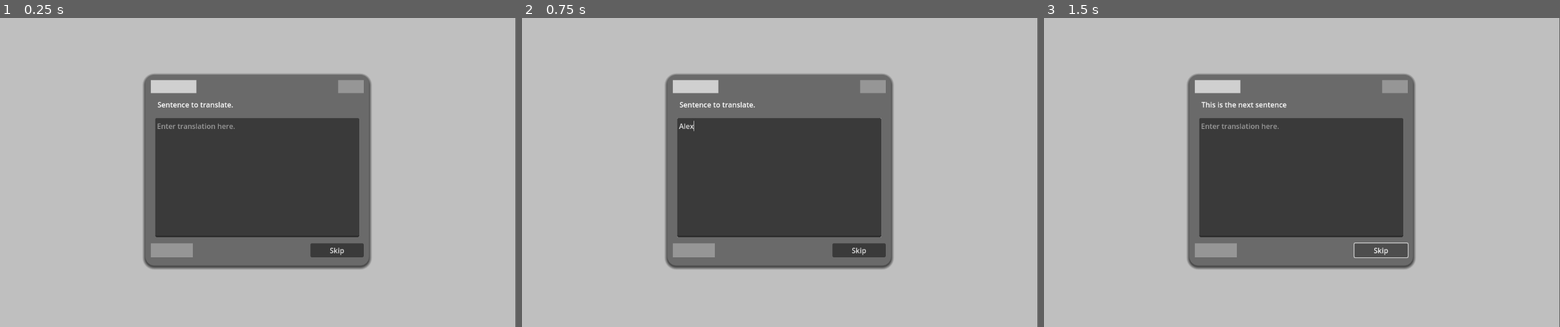
Above: before the commit, frames 1-3 (left to right).
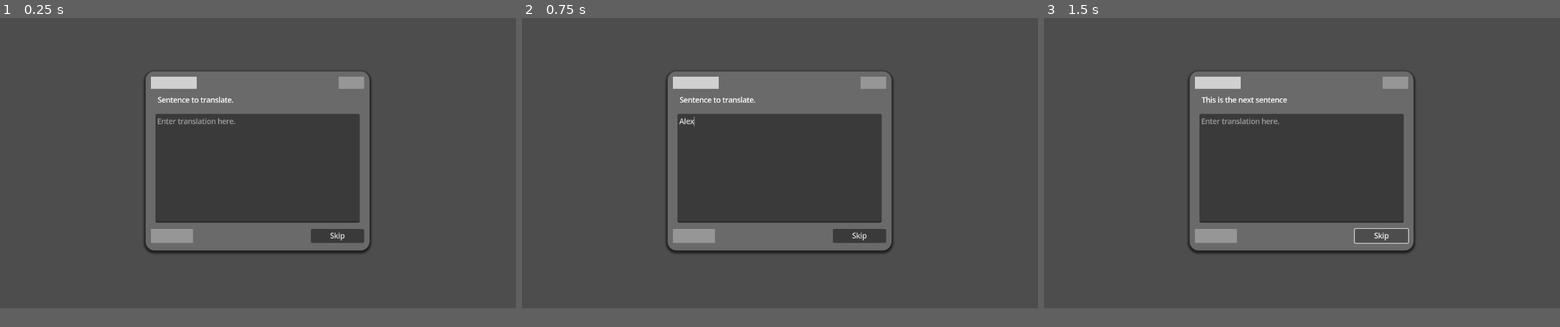
Above: after the commit, the same moments.

Repository: Zombeescott/Sentencevist
Game: Godot game, scene res://Scenes/translation_page.tscn
The game is run twice, just before and just after one commit, with the same random seed, the same clock (stepped at 60 frames per second) and the same inputs. Before the commit the project has no main scene; this scene is started directly in both runs.
Inputs (mouse positions are in pixels of both pictures, inside the frame that each line leads up to):
- Up to frame 1 (0.25 s): no input
- Up to frame 2 (0.75 s): click (780, 178) at 0.52 s; type "Alex" at 0.6 s
- Up to frame 3 (1.5 s): click "Skip" at 1.25 s
In our replay, the window is 799x479 before the commit and 800x450 after it. These sizes can differ from the game's own. Grey fills any space a smaller window leaves; there, only what the larger window draws over its background counts as a difference.

The runs differ from the first frame. In frame 1, 73% of the frame differs, in the area x 0-100%, y 0-94%; in frame 2, 72%; in frame 3, 73%.

Commit message:
Added side bar

Diff:
--- /dev/null
+++ b/Scenes/background.tscn
@@ -0,0 +1,23 @@
+[gd_scene load_steps=2 format=3 uid="uid://oob10jejofmk"]
+
+[ext_resource type="PackedScene" uid="uid://ulw14cxsvyqg" path="res://Scenes/side_bar.tscn" id="1_sn1xx"]
+
+[node name="Background" type="Control"]
+layout_mode = 3
+anchors_preset = 15
+anchor_right = 1.0
+anchor_bottom = 1.0
+grow_horizontal = 2
+grow_vertical = 2
+
+[node name="ColorRect" type="ColorRect" parent="."]
+layout_mode = 1
+anchors_preset = 15
+anchor_right = 1.0
+anchor_bottom = 1.0
+grow_horizontal = 2
+grow_vertical = 2
+color = Color(0.74768, 0.74768, 0.74768, 1)
+
+[node name="SideBar" parent="." instance=ExtResource("1_sn1xx")]
+layout_mode = 1
--- a/Scenes/import_sentences.tscn
+++ b/Scenes/import_sentences.tscn
@@ -12,15 +12,6 @@
 grow_horizontal = 2
 grow_vertical = 2
 script = ExtResource("1_ktrd0")
-
-[node name="ColorRect" type="ColorRect" parent="."]
-layout_mode = 1
-anchors_preset = 15
-anchor_right = 1.0
-anchor_bottom = 1.0
-grow_horizontal = 2
-grow_vertical = 2
-color = Color(0.74768, 0.74768, 0.74768, 1)
 
 [node name="PanelContainer" type="PanelContainer" parent="."]
 layout_mode = 1
@@ -56,7 +47,7 @@
 theme_override_font_sizes/bold_font_size = 14
 bbcode_enabled = true
 text = "To add additional sentences to study, you need to add them in the following format:
-[indent][i]Native sentences here.
+[indent][i]Native sentence here.
 Translated sentence here.
 *Repeat with no gap*[/i][/indent]
 [b]Enter sentence data here:[/b]"
--- /dev/null
+++ b/Scenes/side_bar.tscn
@@ -0,0 +1,53 @@
+[gd_scene load_steps=3 format=3 uid="uid://ulw14cxsvyqg"]
+
+[ext_resource type="Script" uid="uid://iwget00fw4p1" path="res://Scripts/side_bar.gd" id="1_3mm4w"]
+
+[sub_resource type="StyleBoxFlat" id="StyleBoxFlat_7lvw1"]
+corner_radius_top_right = 10
+corner_radius_bottom_right = 10
+
+[node name="SideBar" type="Control"]
+layout_mode = 3
+anchors_preset = 15
+anchor_right = 1.0
+anchor_bottom = 1.0
+grow_horizontal = 2
+grow_vertical = 2
+script = ExtResource("1_3mm4w")
+
+[node name="PanelContainer" type="PanelContainer" parent="."]
+top_level = true
+layout_mode = 1
+anchors_preset = 9
+anchor_bottom = 1.0
+offset_right = 50.0
+grow_vertical = 2
+theme_override_styles/panel = SubResource("StyleBoxFlat_7lvw1")
+
+[node name="HBoxContainer" type="HBoxContainer" parent="PanelContainer"]
+layout_mode = 2
+
+[node name="ItemList" type="ItemList" parent="PanelContainer/HBoxContainer"]
+unique_name_in_owner = true
+custom_minimum_size = Vector2(125, 0)
+layout_mode = 2
+size_flags_horizontal = 3
+size_flags_stretch_ratio = 5.45
+item_count = 3
+item_0/text = "Sentences"
+item_1/text = "Create"
+
+[node name="MarginContainer" type="MarginContainer" parent="PanelContainer/HBoxContainer"]
+layout_mode = 2
+size_flags_horizontal = 3
+theme_override_constants/margin_top = 5
+theme_override_constants/margin_right = 5
+
+[node name="Minimize" type="CheckBox" parent="PanelContainer/HBoxContainer/MarginContainer"]
+unique_name_in_owner = true
+layout_mode = 2
+size_flags_horizontal = 4
+size_flags_vertical = 0
+
+[connection signal="item_selected" from="PanelContainer/HBoxContainer/ItemList" to="." method="_on_item_list_item_selected"]
+[connection signal="toggled" from="PanelContainer/HBoxContainer/MarginContainer/Minimize" to="." method="_on_minimize_toggled"]
--- a/Scenes/translation_page.tscn
+++ b/Scenes/translation_page.tscn
@@ -12,15 +12,6 @@
 grow_horizontal = 2
 grow_vertical = 2
 script = ExtResource("1_dxyhf")
-
-[node name="ColorRect" type="ColorRect" parent="."]
-layout_mode = 1
-anchors_preset = 15
-anchor_right = 1.0
-anchor_bottom = 1.0
-grow_horizontal = 2
-grow_vertical = 2
-color = Color(0.74768, 0.74768, 0.74768, 1)
 
 [node name="PanelContainer" type="PanelContainer" parent="."]
 layout_mode = 1
--- /dev/null
+++ b/Scripts/background_manager.gd
@@ -0,0 +1,49 @@
+extends CanvasLayer
+
+var panels: Dictionary = {}
+
+var background_scene: PackedScene
+var sidebar_scene: PackedScene
+var current_background: Node
+var current_sidebar: Node
+
+func _ready() -> void:
+	if get_tree().current_scene.name == "Background":
+		return
+
+	#background_scene = preload("res://Scenes/background.tscn")
+	#current_background = show_scene(background_scene, current_background, -1000)
+
+
+func show_scene(packed: PackedScene, scene: Node, layer: int = 0) -> Node:
+	if scene:
+		scene.queue_free()
+
+	scene = packed.instantiate()
+	get_tree().current_scene.add_child(scene)
+	scene.z_index = layer
+	return(scene)
+
+
+func instantiate_panel(name: String, panel_scene: PackedScene, layer: int = 0) -> void:
+	# Close existing panel with same name
+	if name in panels:
+		panels[name].queue_free()
+
+	# Create new panel
+	var panel = panel_scene.instantiate()
+	add_panel(name, panel, layer)
+
+
+func add_panel(name: String, panel: Node, layer: int = 0) -> void:
+	get_tree().current_scene.add_child(panel)
+	#self.add_child(panel)
+	panel.z_index = layer
+
+	panels[name] = panel
+
+
+func hide_panel(name: String) -> void:
+	if name in panels:
+		panels[name].queue_free()
+		panels.erase(name)
--- /dev/null
+++ b/Scripts/global.gd
@@ -0,0 +1,6 @@
+extends Node
+
+func _ready() -> void:
+#	Set the screen size
+	get_window().size = DisplayServer.screen_get_size() / 2
+	get_window().move_to_center()
--- a/Scripts/import_sentences.gd
+++ b/Scripts/import_sentences.gd
@@ -14,7 +14,7 @@
 		if i + 1 < lines.size():  # Make sure next line exis
 			if lines[i] != "" and lines[i+1] != "":
 				sentences.append(Sentence.new(lines[i], lines[i+1]))
-		print(sentences[i].native + ", " + sentences[i].trans)
+				print(sentences.back().native + ", " + sentences.back().trans)
 
 
 func _on_submit_button_down() -> void:
--- /dev/null
+++ b/Scripts/side_bar.gd
@@ -0,0 +1,23 @@
+extends Control
+
+var list: ItemList
+var minimize_button: CheckBox
+var scene_list: Array[PackedScene]
+
+func _ready() -> void:
+	list = %ItemList
+	minimize_button = %Minimize
+
+	scene_list.append(preload("res://Scenes/translation_page.tscn"))
+	scene_list.append(preload("res://Scenes/import_sentences.tscn"))
+
+func _on_minimize_toggled(toggled_on: bool) -> void:
+	if toggled_on:
+		list.custom_minimum_size = Vector2(0,0)
+	else:
+		list.custom_minimum_size = Vector2(125,0)
+
+
+func _on_item_list_item_selected(index: int) -> void:
+	var scene: PackedScene = scene_list[index]
+	BackgroundManager.instantiate_panel(scene.resource_name, scene)
--- a/Scripts/translation_page.gd
+++ b/Scripts/translation_page.gd
@@ -21,10 +21,6 @@
 
 	current_native = sent_one.native
 	current_trans = sent_one.trans
-
-#	Set the screen size TODO: Do this somewhere else later
-	get_window().size = Vector2(2500, 1500)
-	get_window().move_to_center()
 
 
 func _input(event):
--- a/project.godot
+++ b/project.godot
@@ -11,14 +11,24 @@
 [application]
 
 config/name="Sentencevist"
+run/main_scene="uid://oob10jejofmk"
 config/features=PackedStringArray("4.4", "Forward Plus")
 config/icon="res://icon.svg"
+
+[autoload]
+
+Global="*res://Scripts/global.gd"
+BackgroundManager="*res://Scripts/background_manager.gd"
 
 [display]
 
 window/size/initial_position_type=0
 window/stretch/mode="viewport"
 window/stretch/aspect="expand"
+
+[gui]
+
+theme/default_font_multichannel_signed_distance_field=true
 
 [input]
 
Renamed: Scripts/sentence.gd -> Scripts/Classes/sentence.gd
Renamed: Scripts/sentence.gd.uid -> Scripts/Classes/sentence.gd.uid
Not shown, added: Scripts/background_manager.gd.uid
Not shown, added: Scripts/global.gd.uid
Not shown, added: Scripts/side_bar.gd.uid
